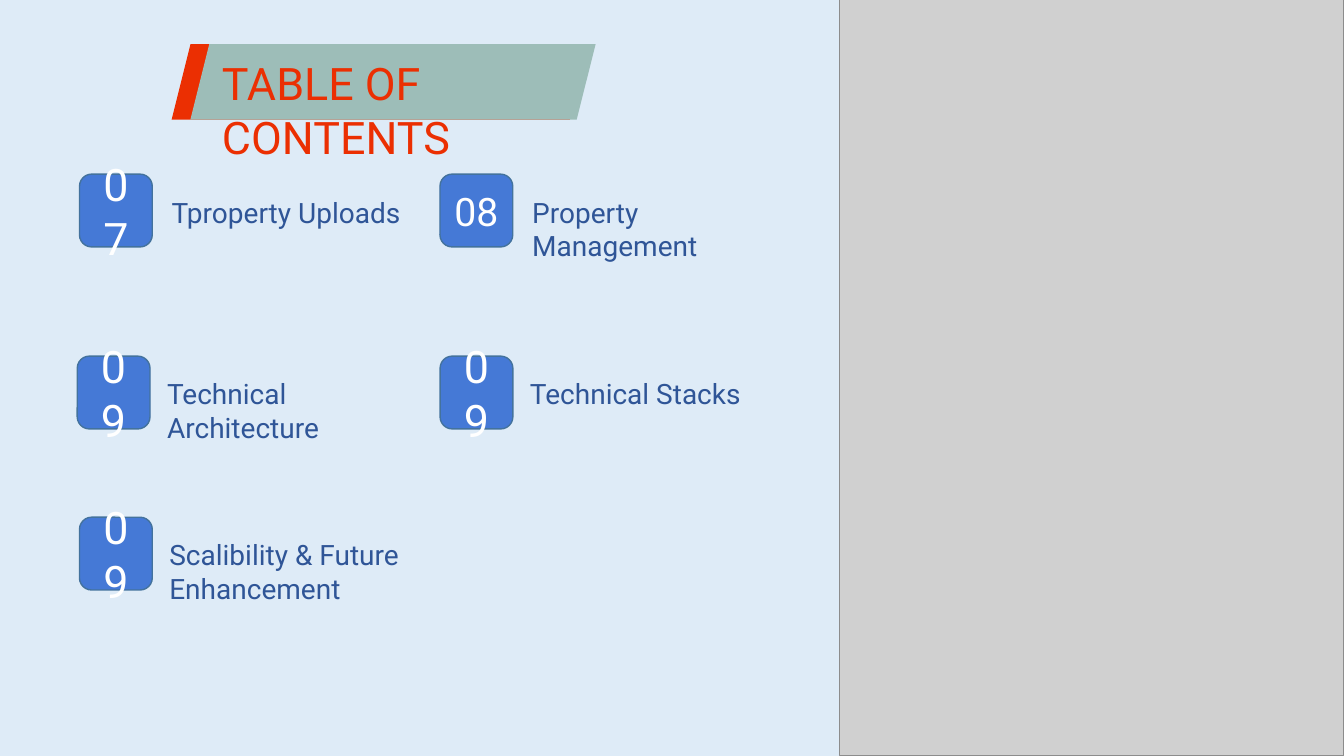
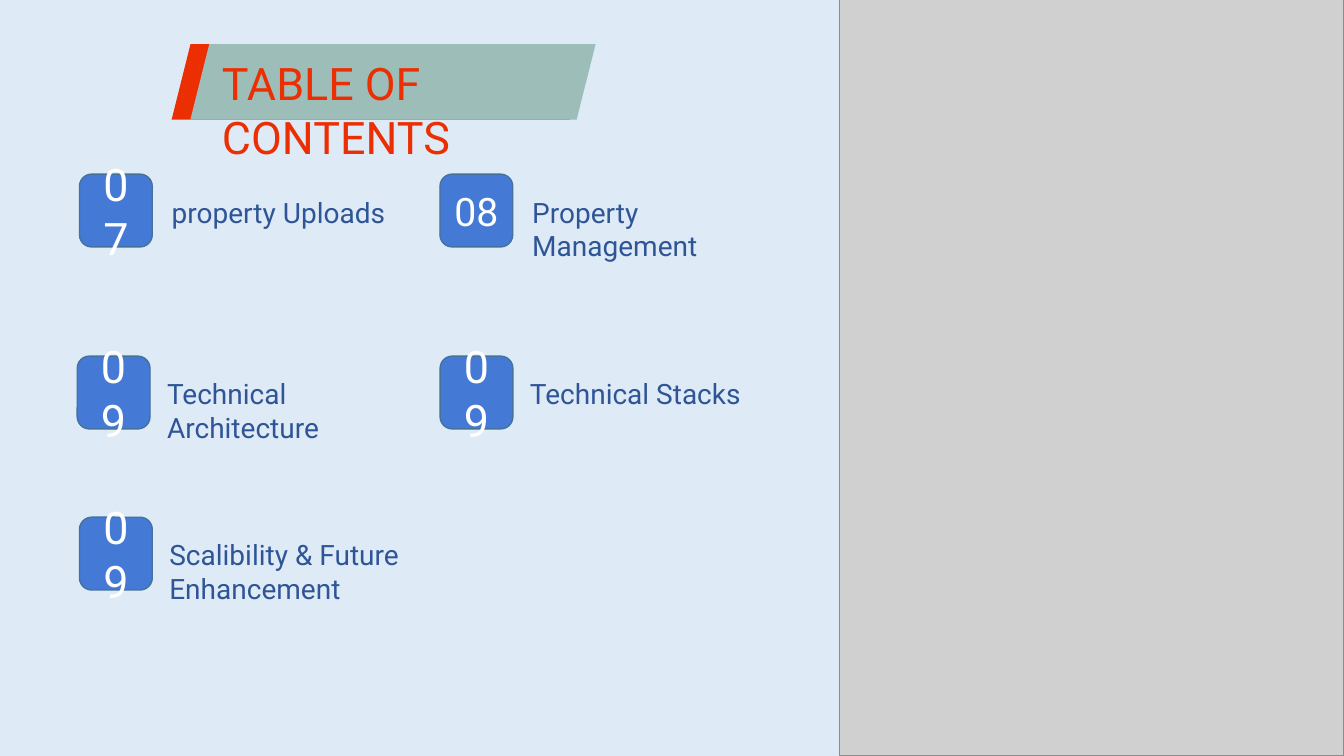
Before and after one commit to Mehuull/GlobeTrails-Tour-Travel-, a slide deck: slide 4 of report/GlobeTrails.pptx. Drawn at 1344x756 pixels with LibreOffice and Linux fonts; fonts in the diff are those of the drawing; grey boxes stand for pictures. Boxes give left, top, right and bottom in pixels: in the first picture for what was removed or moved away, otherwise in the second. Text is boxed around its words. In the diff, an @@ line names an element or a change of style, - is before the commit and + after.

```diff
--- a/report/GlobeTrails.pptx
+++ b/report/GlobeTrails.pptx
@@ text at (172, 202, 385, 229): text changed @@
-Tproperty Uploads
+property Uploads
```
Also in this commit, not shown: 5 other slides changed, 15 other files.
